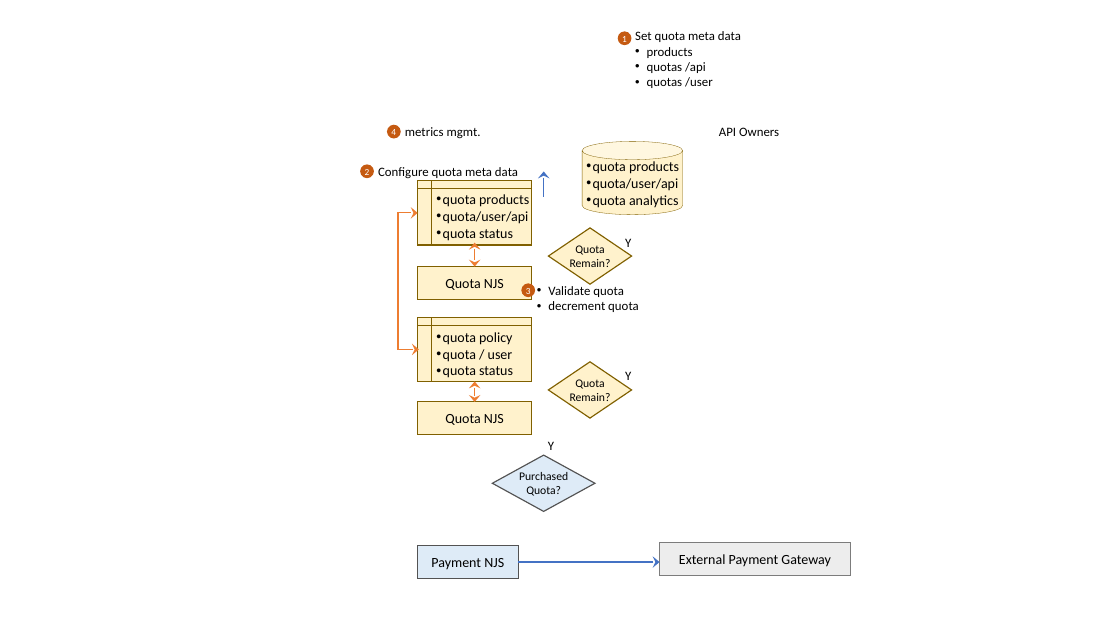
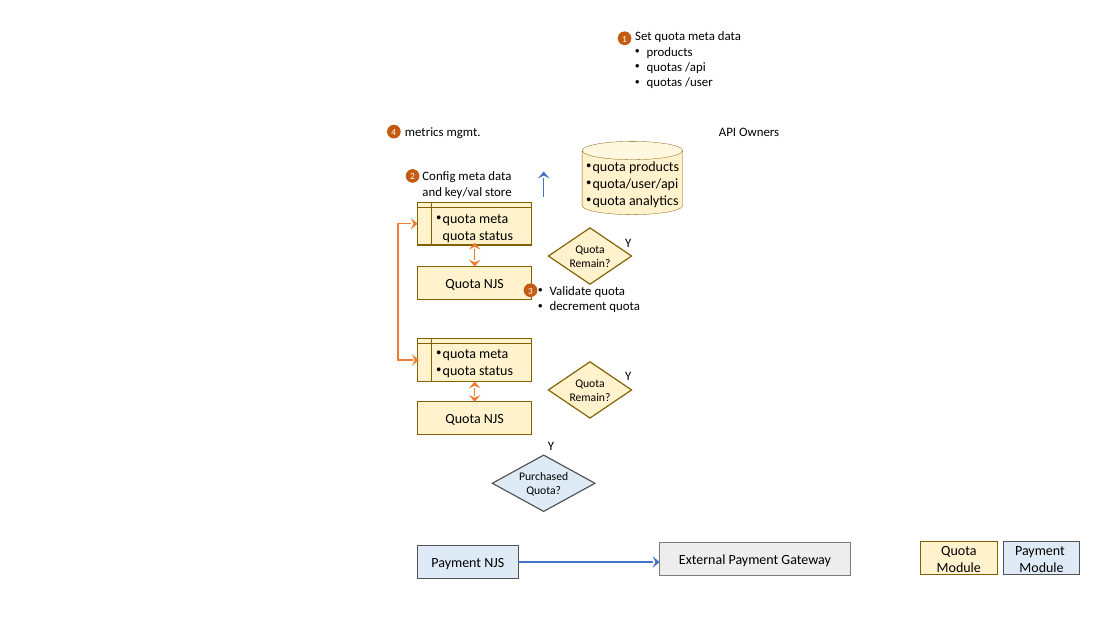
Before and after one commit to nginx-quotas/nginx-api-quotas, a slide deck: slide 1 of docs/nginx-quota-limit.pptx. Drawn at 1120x630 pixels with LibreOffice and Linux fonts; fonts in the diff are those of the drawing; background and template pictures are left out. Boxes give left, top, right and bottom in pixels: in the first picture for what was removed or moved away, otherwise in the second. Text is boxed around its words. In the diff, an @@ line names an element or a change of style, - is before the commit and + after.

Commit message:
chore: quota module flow

```diff
--- a/docs/nginx-quota-limit.pptx
+++ b/docs/nginx-quota-limit.pptx
@@ ellipse "2" moved from (x1=360, y1=165, x2=373, y2=177) to (x1=407, y1=170, x2=419, y2=182) @@
@@ text at (x1=422, y1=171, x2=512, y2=198): text changed @@
-Configure quota meta data
+Config meta data and key/val store
@@ flow chart internal storage resized from (x1=418, y1=181, x2=532, y2=245) to (x1=418, y1=202, x2=532, y2=245) @@
@@ elbow double arrow moved from (419, 350) - (418, 213) to (419, 360) - (418, 223) @@
@@ text at (x1=443, y1=214, x2=513, y2=244): text changed @@
-• quota products
-• quota/user/api
-• quota status
+• quota meta quota status
@@ flow chart internal storage resized from (x1=418, y1=318, x2=532, y2=381) to (x1=418, y1=339, x2=532, y2=381) @@
@@ text "quota meta" moved from (x1=443, y1=332, x2=513, y2=378) to (x1=443, y1=349, x2=513, y2=378) @@
@@ text at (x1=443, y1=349, x2=508, y2=361): text changed @@
-• quota policy
-• quota / user
+• quota meta
@@ rectangle added at (x1=921, y1=542, x2=997, y2=575), fill #FFF2CC, outline #806000 1 pt, 12 pt, text #000000 @@
+Quota Module
@@ rectangle added at (x1=1003, y1=542, x2=1080, y2=575), fill #DEEBF7, outline #525252 1 pt, 12 pt, text #000000 @@
+Payment
+Module
```
Also in this commit, not shown: 1 other file.
